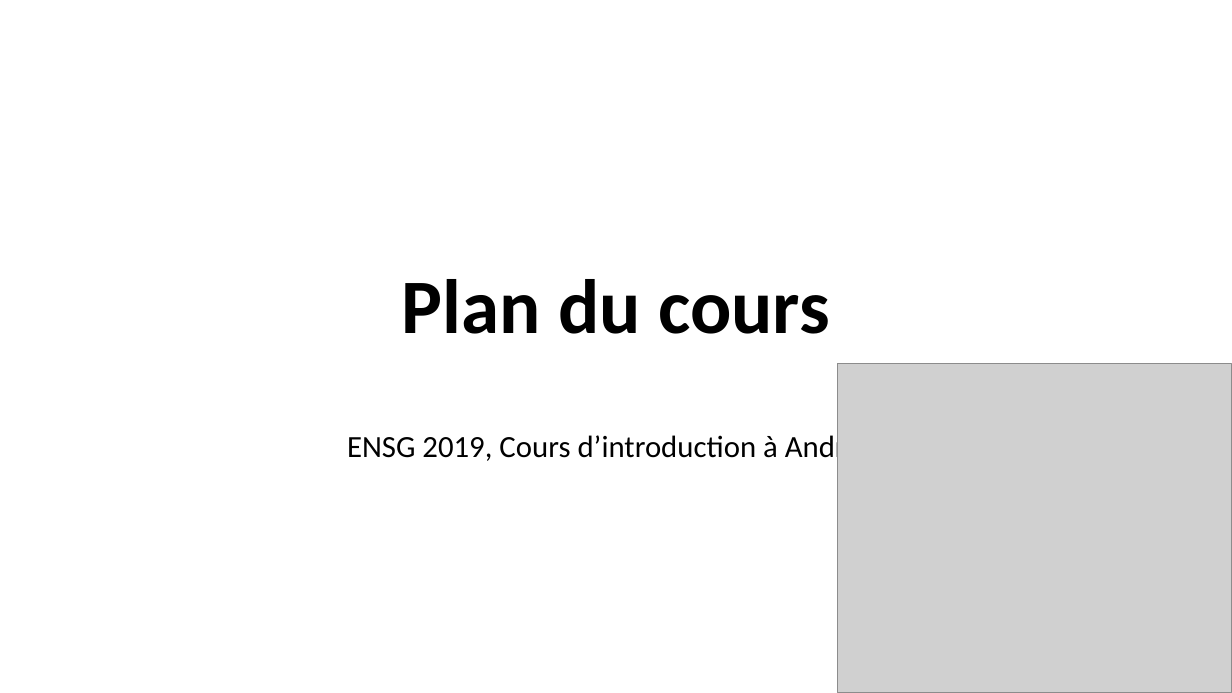
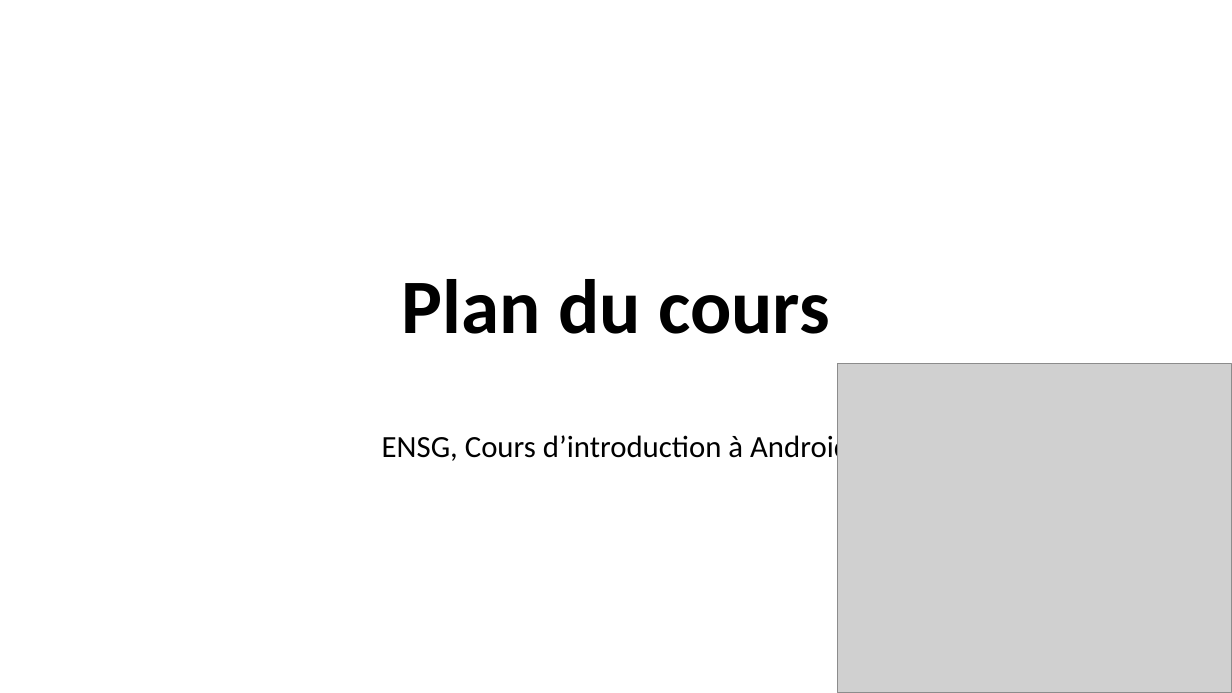
Before and after one commit to VSasyan/AndroidENSG, a slide deck: slide 1 of plan_du_cours.pptx. Drawn at 1232x693 pixels with LibreOffice and Linux fonts; fonts in the diff are those of the drawing; grey boxes stand for pictures. Boxes give left, top, right and bottom in pixels: in the first picture for what was removed or moved away, otherwise in the second. Text is boxed around its words. In the diff, an @@ line names an element or a change of style, - is before the commit and + after.

```diff
--- a/plan_du_cours.pptx
+++ b/plan_du_cours.pptx
@@ subtitle at [382, 431, 850, 465]: text changed @@
-ENSG 2019, Cours d’introduction à Android
+ENSG, Cours d’introduction à Android
```
Also in this commit, not shown: 5 other slides changed, 1 slide added, 16 other files.
